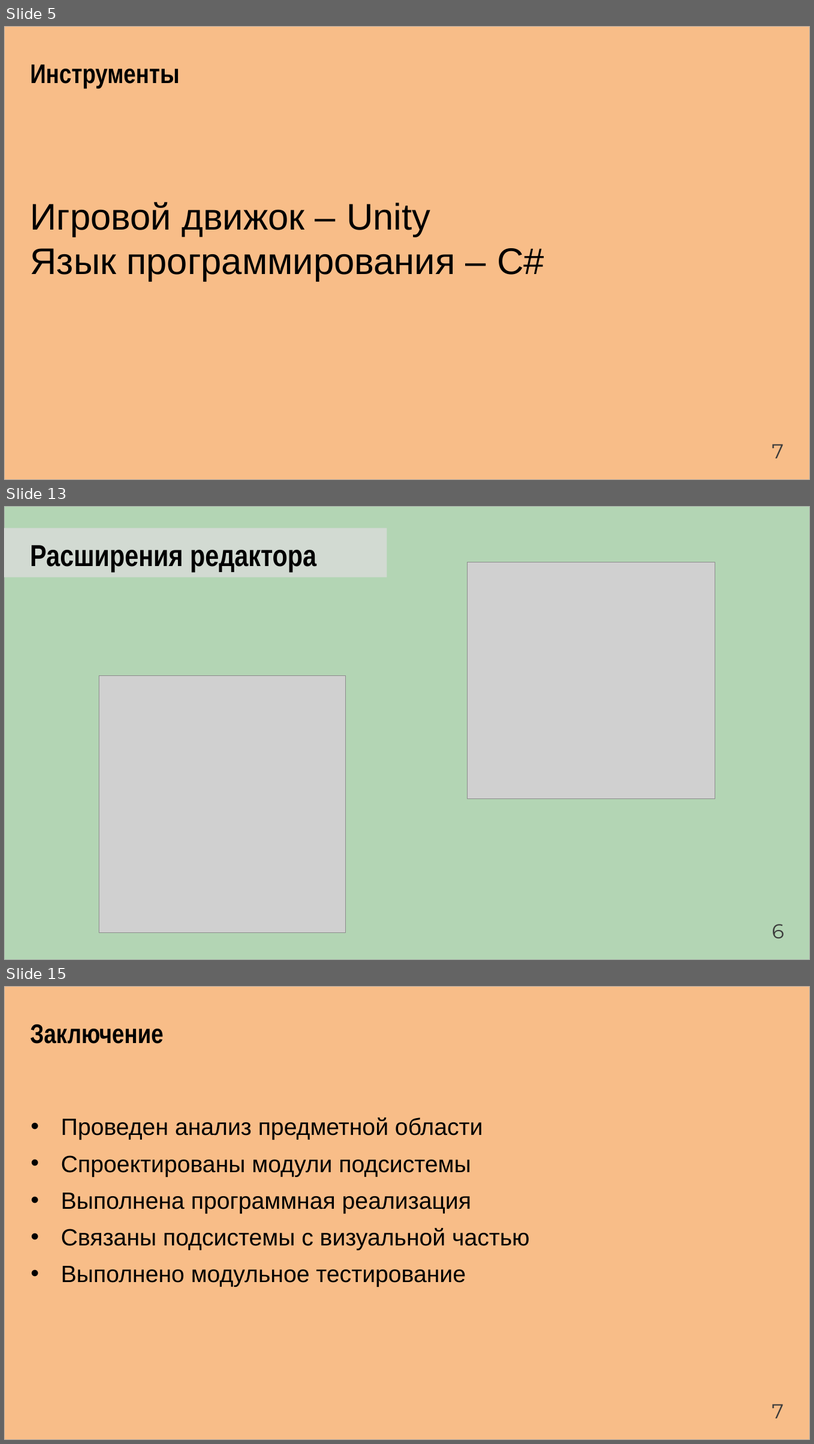
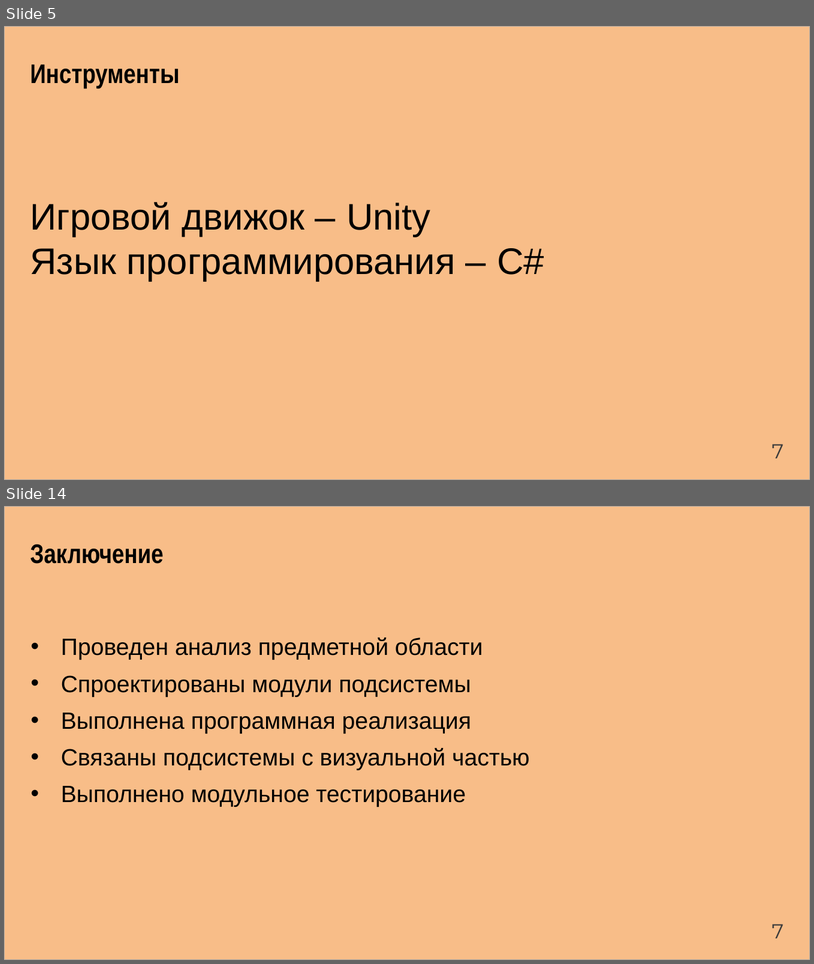
Before and after one commit to Artemor31/Files, a slide deck: Готовые части/NormPreza.pptx. Shown one above the other, each under a label of ours: slides 5, 13 and 15 before the commit, slides 5 and 14 after it; the slides between them are not shown. The pictures are 814x1444 and 814x964 pixels, drawn with LibreOffice and Linux fonts; fonts in the diff are those of the drawing; grey boxes stand for pictures. Boxes give left, top, right and bottom in pixels: in the first picture for what was removed or moved away, otherwise in the second. Text is boxed around its words. In the diff, an @@ line names an element or a change of style, - is before the commit and + after.

```diff
--- a/Готовые части/NormPreza.pptx
+++ b/Готовые части/NormPreza.pptx
@@ slide 13 removed at (4, 506, 810, 960), background #FFFFFF @@
@@ rectangle removed at (4, 506, 810, 960) @@
@@ rectangle removed at (4, 528, 387, 577) @@
@@ text removed at (30, 545, 317, 572) @@
-Расширения редактора
@@ picture removed at (468, 562, 716, 799) @@
@@ picture removed at (99, 675, 346, 933) @@
@@ text removed at (772, 924, 784, 938) @@
-6
@@ what was slide 15 is now slide 14 @@
```
Also in this commit, not shown: 10 slides changed, 2 slides added, 2 other slides removed, 1 other file.
